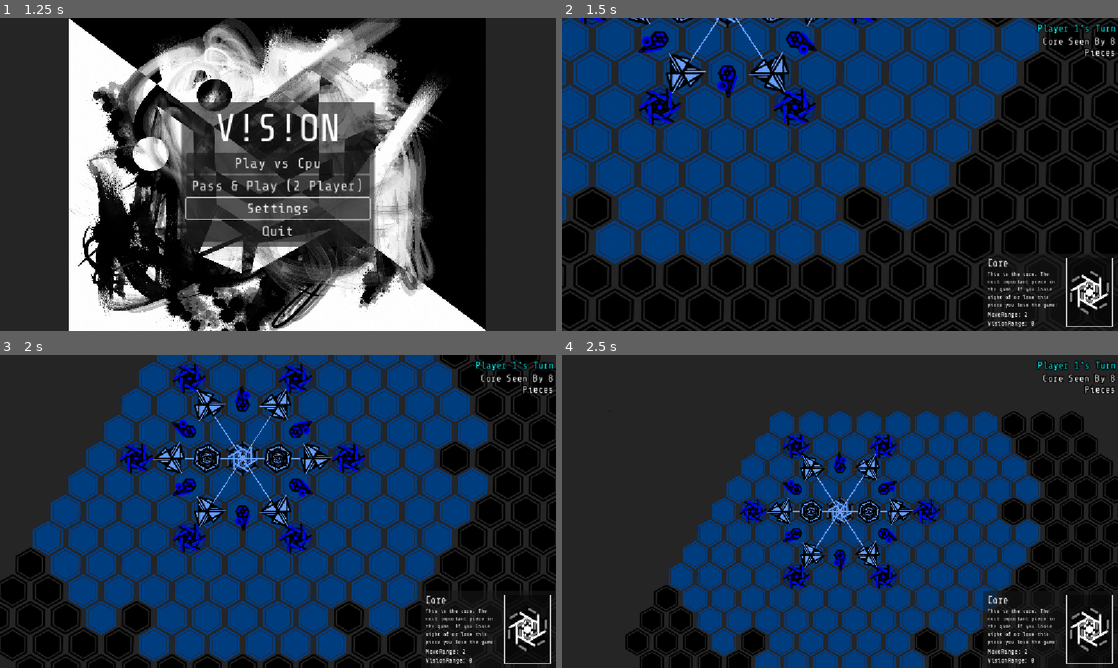
Above: before the commit, frames 1-4 (two rows, left to right).
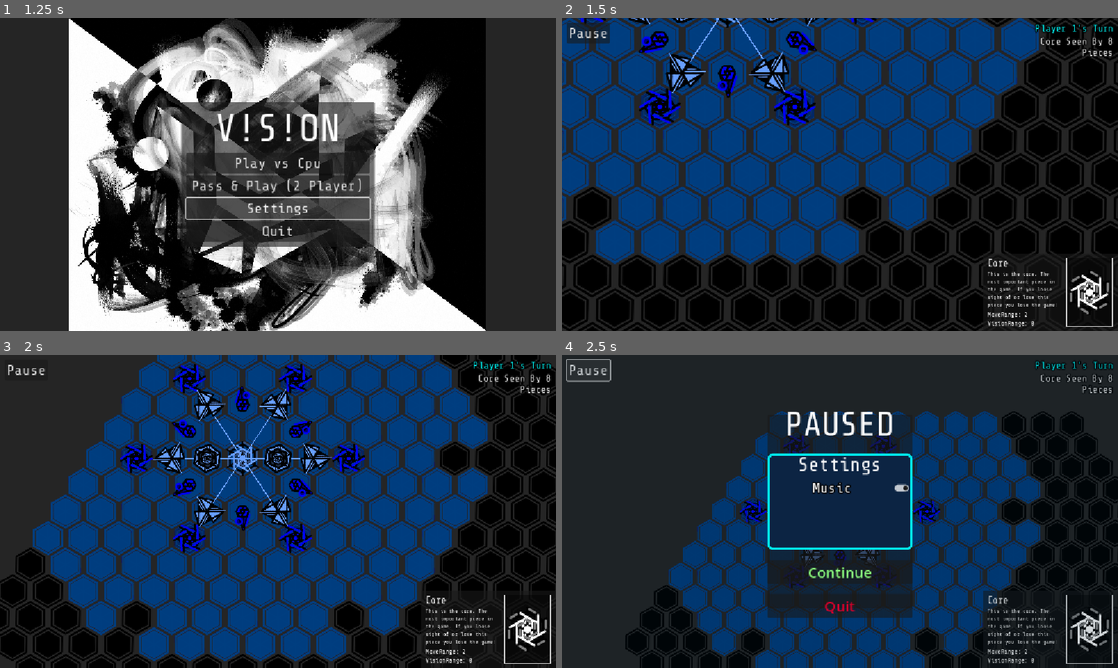
Above: after the commit, the same moments.

Repository: petesamerson/V-s-on
Game: Godot game, scene res://main_menu.tscn
Two runs of this game, one before a commit and one after it. Both use one fixed random seed, a clock stepped at 60 frames per second and the inputs below.
Inputs (mouse positions are in pixels of both pictures, inside the frame that each line leads up to):
- Up to frame 1 (1.25 s): click "Settings" at 0.5 s
- Up to frame 2 (1.5 s): click "Play vs Cpu" at 1.25 s
- Up to frame 3 (2 s): no input
- Up to frame 4 (2.5 s): click (589, 370) at 2 s, where only the run after the commit has a clickable "Pause"

Frame 1 is identical in both runs. In frame 2, 0.9% of the frame differs, in the area x 0-100%, y 1-13%; in frame 3, 0.5%; in frame 4, 16%, in the area x 0-100%, y 1-99%.

Commit message:
first music + settings menu

Diff:
--- a/CPUPlayer.gd
+++ b/CPUPlayer.gd
@@ -2,6 +2,7 @@
 class_name CPUPlayer
 
 @export var player_number: int = 2
+@export_range(1,5) var difficulty: int = 5
 
 var board: Board
 var recent_piece_ids: Array[int] = []
@@ -54,7 +55,10 @@
     # every turn when several moves are nearly as good.
     var shortlist: Array[Dictionary] = []
     for action in actions:
-        if action["score"] >= best_score - 10.0:
+        var tolerance_by_difficulty := [120.0, 45.0, 10.0, 2.0, 0.0]
+        var tolerance : float = tolerance_by_difficulty[clampi(difficulty - 1, 0, 4)]
+
+        if action["score"] >= best_score - tolerance:
             shortlist.append(action)
 
     var choice: Dictionary = shortlist.pick_random()
--- a/base_scene.tscn
+++ b/base_scene.tscn
@@ -31,6 +31,7 @@
 [ext_resource type="Script" uid="uid://daqitf01c6qh3" path="res://CorePiece.gd" id="26_u1i3c"]
 [ext_resource type="FontFile" uid="uid://0dgkkplooc23" path="res://fonts/ShareTechMono-Regular.ttf" id="30_ov3nv"]
 [ext_resource type="Texture2D" uid="uid://b65p6wya2ov8p" path="res://sprites/core_piece.png" id="31_ixihg"]
+[ext_resource type="AudioStream" uid="uid://dt37wghx3s7og" path="res://audio/FirstTrack.wav" id="32_6ow2y"]
 
 [sub_resource type="TileSetAtlasSource" id="TileSetAtlasSource_qcxwf"]
 texture = ExtResource("1_57xsf")
@@ -147,6 +148,21 @@
 border_width_bottom = 2
 border_color = Color(0, 0.9426603, 0.65268576, 1)
 
+[sub_resource type="StyleBoxFlat" id="StyleBoxFlat_6ow2y"]
+bg_color = Color(0, 0.11372549, 0.18431373, 0.17254902)
+
+[sub_resource type="StyleBoxFlat" id="StyleBoxFlat_uukvf"]
+bg_color = Color(0.047019966, 0.14009342, 0.26304728, 1)
+border_width_left = 5
+border_width_top = 5
+border_width_right = 5
+border_width_bottom = 5
+border_color = Color(0, 0.9112158, 0.92614794, 1)
+corner_radius_top_left = 10
+corner_radius_top_right = 10
+corner_radius_bottom_right = 10
+corner_radius_bottom_left = 10
+
 [node name="BaseScene" type="Node2D"]
 metadata/_edit_horizontal_guides_ = [-6.0, 36.0, -55.0, -65.0, -271.0]
 
@@ -216,11 +232,16 @@
 vertical_alignment = 1
 
 [node name="StatMargin" type="MarginContainer" parent="TurnLayer"]
-offset_left = 947.0
-offset_right = 1152.0
-offset_bottom = 5.0
+anchors_preset = 1
+anchor_left = 1.0
+anchor_right = 1.0
+offset_left = -220.0
+offset_bottom = 24.0
+grow_horizontal = 0
+theme_override_constants/margin_left = 10
 theme_override_constants/margin_top = 10
 theme_override_constants/margin_right = 10
+theme_override_constants/margin_bottom = 10
 
 [node name="StatContainer" type="VBoxContainer" parent="TurnLayer/StatMargin"]
 layout_mode = 2
@@ -366,9 +387,115 @@
 Current Player
 "
 
-[node name="Button" type="Button" parent="."]
-offset_right = 8.0
-offset_bottom = 8.0
+[node name="MarginContainer" type="MarginContainer" parent="TurnLayer"]
+offset_right = 55.0
+theme_override_constants/margin_left = 10
+theme_override_constants/margin_top = 10
+theme_override_constants/margin_right = 10
+theme_override_constants/margin_bottom = 10
+
+[node name="VBoxContainer" type="VBoxContainer" parent="TurnLayer/MarginContainer"]
+layout_mode = 2
+
+[node name="Pause" type="Button" parent="TurnLayer/MarginContainer/VBoxContainer"]
+layout_mode = 2
+theme_override_fonts/font = ExtResource("30_ov3nv")
+theme_override_font_sizes/font_size = 30
+text = "Pause"
+
+[node name="SettingsCover" type="Panel" parent="TurnLayer"]
+visible = false
+anchors_preset = 15
+anchor_right = 1.0
+anchor_bottom = 1.0
+grow_horizontal = 2
+grow_vertical = 2
+theme_override_styles/panel = SubResource("StyleBoxFlat_6ow2y")
+
+[node name="PausePanel" type="Panel" parent="TurnLayer/SettingsCover"]
+custom_minimum_size = Vector2(300, 400)
+layout_mode = 1
+anchors_preset = 8
+anchor_left = 0.5
+anchor_top = 0.5
+anchor_right = 0.5
+anchor_bottom = 0.5
+offset_left = -150.0
+offset_top = -200.0
+offset_right = 150.0
+offset_bottom = 200.0
+grow_horizontal = 2
+grow_vertical = 2
+
+[node name="VBoxContainer" type="VBoxContainer" parent="TurnLayer/SettingsCover/PausePanel"]
+custom_minimum_size = Vector2(300, 400)
+layout_mode = 1
+anchors_preset = 15
+anchor_right = 1.0
+anchor_bottom = 1.0
+grow_horizontal = 2
+grow_vertical = 2
+theme_override_constants/separation = 20
+
+[node name="Label" type="Label" parent="TurnLayer/SettingsCover/PausePanel/VBoxContainer"]
+layout_mode = 2
+theme_override_fonts/font = ExtResource("30_ov3nv")
+theme_override_font_sizes/font_size = 70
+text = "PAUSED"
+horizontal_alignment = 1
+vertical_alignment = 1
+
+[node name="Panel" type="Panel" parent="TurnLayer/SettingsCover/PausePanel/VBoxContainer"]
+custom_minimum_size = Vector2(100, 200)
+layout_mode = 2
+theme_override_styles/panel = SubResource("StyleBoxFlat_uukvf")
+
+[node name="VBoxContainer" type="VBoxContainer" parent="TurnLayer/SettingsCover/PausePanel/VBoxContainer/Panel"]
+layout_mode = 1
+anchors_preset = 15
+anchor_right = 1.0
+anchor_bottom = 1.0
+grow_horizontal = 2
+grow_vertical = 2
+
+[node name="Settings" type="Label" parent="TurnLayer/SettingsCover/PausePanel/VBoxContainer/Panel/VBoxContainer"]
+layout_mode = 2
+theme_override_fonts/font = ExtResource("30_ov3nv")
+theme_override_font_sizes/font_size = 40
+text = "Settings"
+horizontal_alignment = 1
+vertical_alignment = 1
+
+[node name="CheckButton" type="CheckButton" parent="TurnLayer/SettingsCover/PausePanel/VBoxContainer/Panel/VBoxContainer"]
+layout_mode = 2
+theme_override_constants/outline_size = 10
+theme_override_constants/h_separation = 1
+theme_override_fonts/font = ExtResource("30_ov3nv")
+theme_override_font_sizes/font_size = 30
+button_pressed = true
+text = "Music
+"
+alignment = 1
+
+[node name="Continue" type="Button" parent="TurnLayer/SettingsCover/PausePanel/VBoxContainer"]
+layout_mode = 2
+theme_override_colors/font_color = Color(0.54870695, 1, 0.49903375, 1)
+theme_override_font_sizes/font_size = 30
+text = "Continue"
+
+[node name="Quit" type="Button" parent="TurnLayer/SettingsCover/PausePanel/VBoxContainer"]
+layout_mode = 2
+theme_override_colors/font_color = Color(0.844336, 0, 0.17060888, 1)
+theme_override_font_sizes/font_size = 30
+text = "Quit"
+
+[node name="AudioStreamPlayer2D" type="AudioStreamPlayer2D" parent="."]
+stream = ExtResource("32_6ow2y")
+volume_db = 1.5
+autoplay = true
 
 [connection signal="pressed" from="TurnLayer/PlayerSwitchOverlay/VBoxContainer/NextButton" to="Board" method="_on_next_pressed"]
 [connection signal="pressed" from="TurnLayer/PlayerSwitchOverlay/VBoxContainer/StayButton" to="Board" method="_on_stay_button_pressed"]
+[connection signal="pressed" from="TurnLayer/MarginContainer/VBoxContainer/Pause" to="Board" method="_on_pause_pressed"]
+[connection signal="toggled" from="TurnLayer/SettingsCover/PausePanel/VBoxContainer/Panel/VBoxContainer/CheckButton" to="Board" method="_on_check_button_toggled"]
+[connection signal="pressed" from="TurnLayer/SettingsCover/PausePanel/VBoxContainer/Continue" to="Board" method="_on_continue_pressed"]
--- a/board.gd
+++ b/board.gd
@@ -8,6 +8,7 @@
 @onready var win_label: Label = $"../TurnLayer/WinLabel"
 @onready var turn_menu = $"../TurnLayer/PlayerSwitchOverlay"
 @onready var selection_panel= $"../TurnLayer/SelectionPanel"
+@onready var settings_cover= $"../TurnLayer/SettingsCover"
 
 @export var capture_texture: Texture2D
 
@@ -95,6 +96,7 @@
 		print("CPU Player 2")
 	cpu_player = CPUPlayer.new()
 	cpu_player.player_number = 2
+	cpu_player.difficulty = int(get_tree().root.get_meta("cpu_difficulty", 5))
 	add_child(cpu_player)
 	cpu_player.setup(self)
 
@@ -1316,3 +1318,19 @@
 	update_turn_text()
 	update_all_piece_vision()
 	turn_menu.hide()
+
+@onready var music_player: AudioStreamPlayer2D = $"../AudioStreamPlayer2D"
+
+
+func _on_pause_pressed() -> void:
+	settings_cover.visible = true
+
+
+func _on_continue_pressed() -> void:
+	settings_cover.visible = false
+
+func _on_check_button_toggled(toggled_on: bool) -> void:
+	if toggled_on:
+		music_player.play()
+	else:
+		music_player.stop()
Not shown, added: audio/FirstTrack.wav.import
Not shown: 1 places in base_scene.tscn that only renumber resources
Not shown, added: audio/FirstTrack.wav
